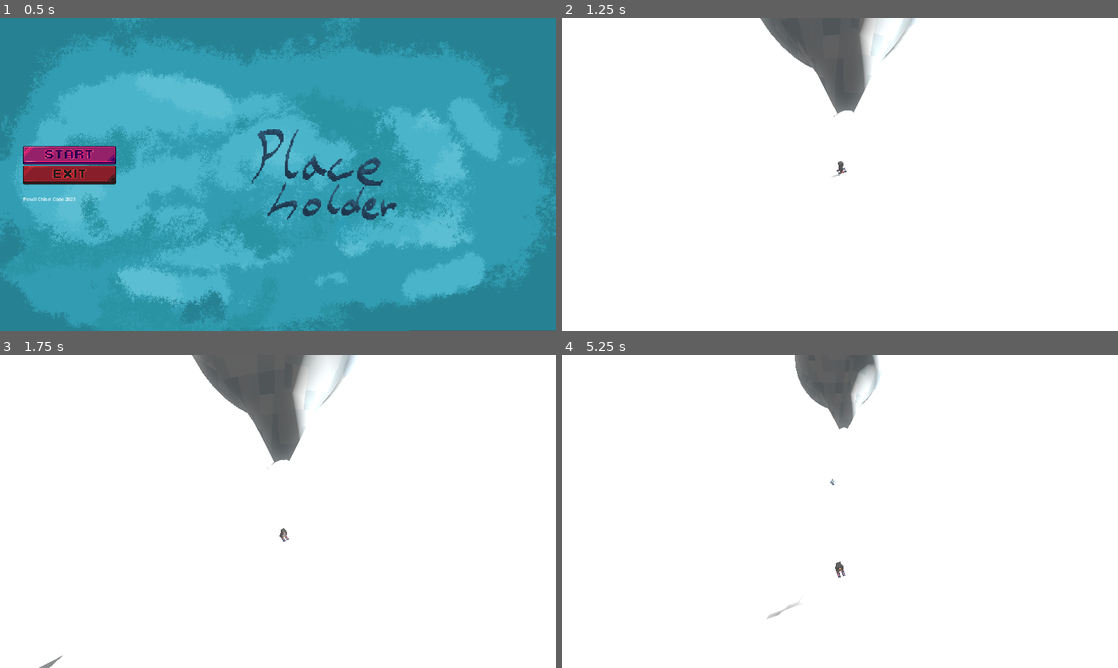
Above: before the commit, frames 1-4 (two rows, left to right).
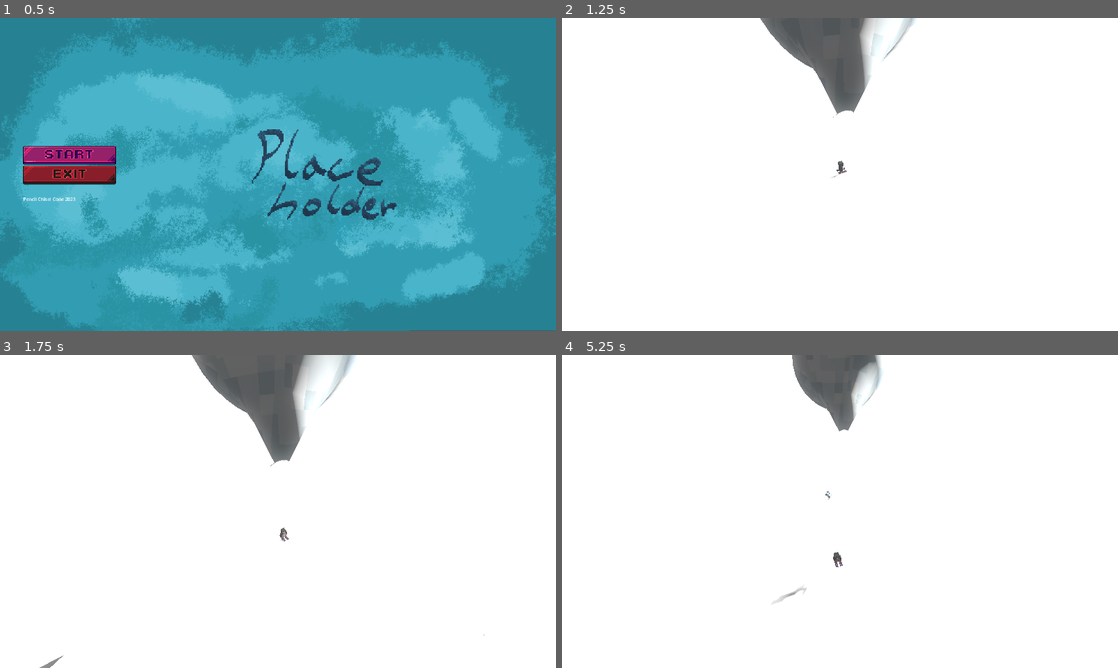
Above: after the commit, the same moments.

Repository: CodingBigTime/pencil-chisel-code-2023
Game: Godot game, scene res://scenes/main_menu.tscn
The game is run twice, just before and just after one commit, with the same random seed, the same clock (stepped at 60 frames per second) and the same inputs.
Inputs (mouse positions are in pixels of both pictures, inside the frame that each line leads up to):
- Up to frame 1 (0.5 s): no input
- Up to frame 2 (1.25 s): click (628, 155) at 0.5 s
- Up to frame 3 (1.75 s): hold D (right) from 1.28 s (still down); tap Space (boost) at 1.35 s
- Up to frame 4 (5.25 s): release D (right) at 2.03 s; hold A (left) 2.03-2.78 s; tap Space (boost) every 0.75 s from 2.1 to 5.1 s; hold D (right) 2.78-4.28 s; hold A (left) from 4.28 s (still down)

Frame 1 is identical in both runs. In frame 2, less than 0.1% of the frame differs, in the area x 35-64%, y 0-52%; in frame 3, less than 0.1%; in frame 4, 0.5%, in the area x 36-58%, y 0-85%.

Commit message:
Change lerp to fix player skiis going in ground

Diff:
--- a/actors/player.gd
+++ b/actors/player.gd
@@ -62,4 +62,4 @@
 		$pingu.rotation.y = 0
 
 		if not $RayCast3D_close.is_colliding():
-			position.y = lerp(position.y, $RayCast3D_far.get_collision_point().y, 0.1)
+			position.y = lerp(position.y, $RayCast3D_far.get_collision_point().y + 0.05, 0.1)
